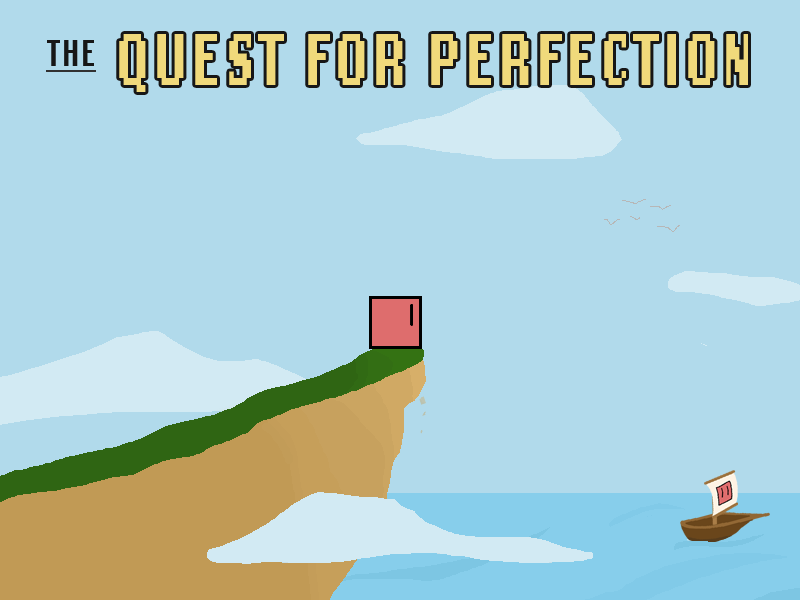
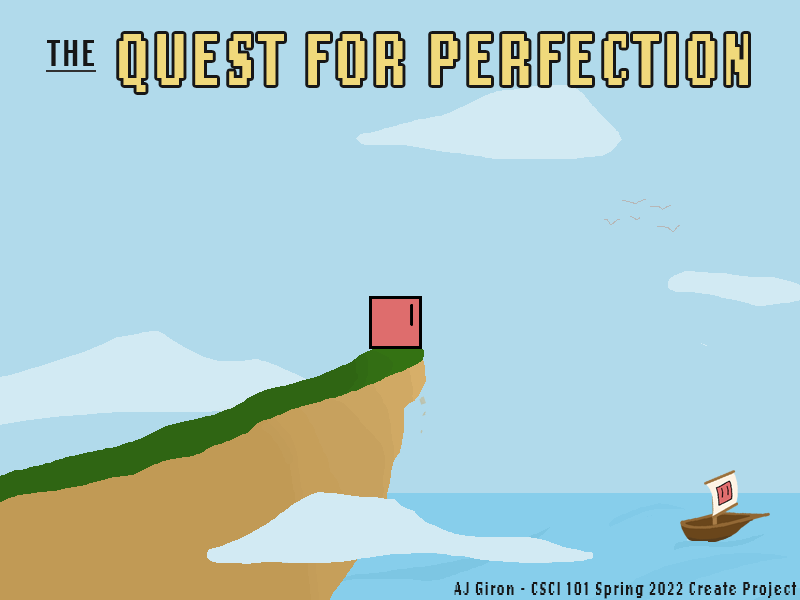
Before/after of a 800 x 600 layered artwork. What changed in the layer stack:
added layer "The" (1st of 2) above "The" over [454, 582, 797, 599]
